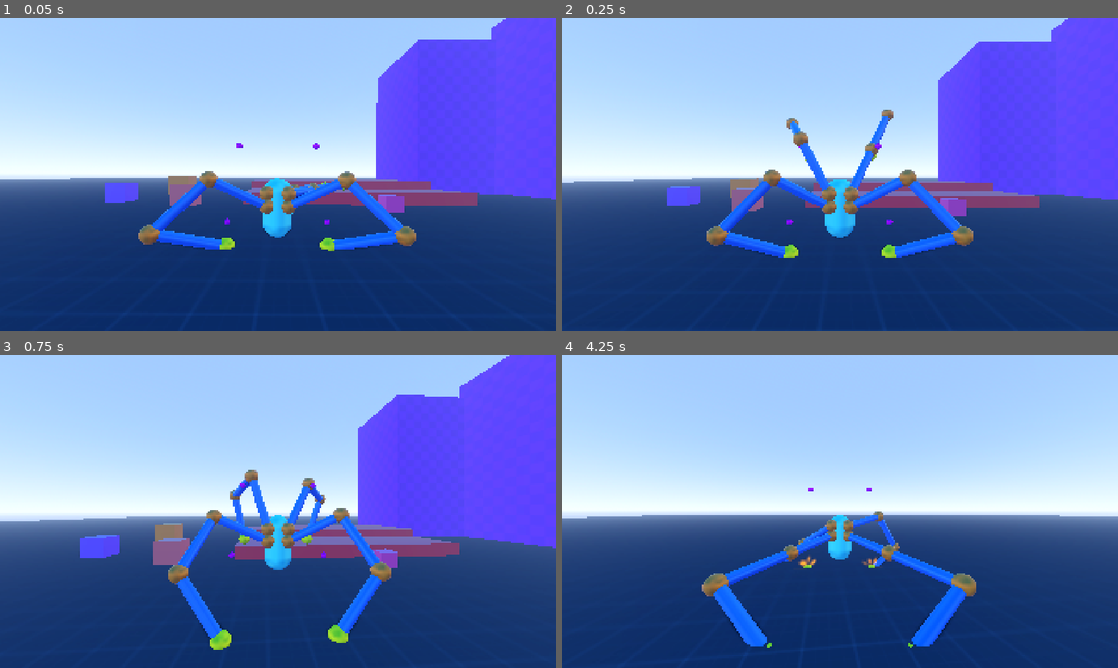
Above: before the commit, frames 1-4 (two rows, left to right).
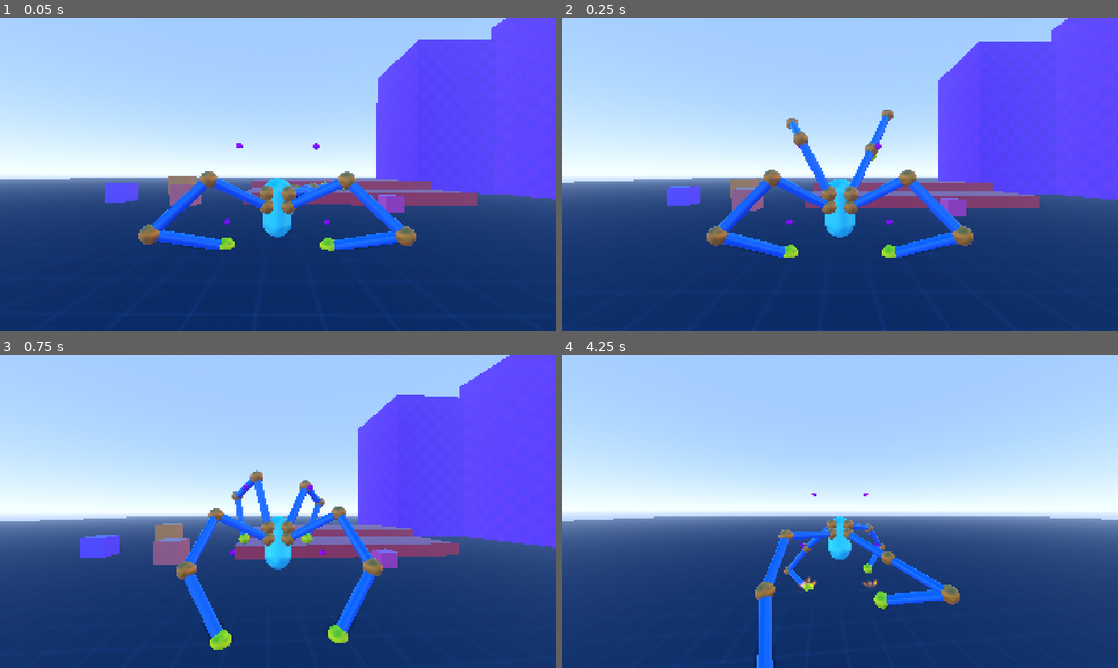
Above: after the commit, the same moments.

Repository: lliamsymonds04/doc-oc
Game: Godot game, scene res://main.tscn
Same seed, same stepped clock (60 frames per second), same inputs: the game is played once before the commit and once after it.
Inputs (mouse positions are in pixels of both pictures, inside the frame that each line leads up to):
- Up to frame 1 (0.05 s): no input
- Up to frame 2 (0.25 s): no input
- Up to frame 3 (0.75 s): move the mouse to (305, 511) at 0.52 s; hold W (forward) from 0.53 s (still down); hold Shift (sprint) from 0.53 s (still down)
- Up to frame 4 (4.25 s): keep holding W (forward); tap Space (jump) at 0.77, 1.52, 3.02, 3.77 s; move the mouse to (812, 511) at 1.27 s; release Shift (sprint) at 1.28 s; tap Shift (sprint) at 1.35, 2.85 s; move the mouse to (851, 505) at 2.02 s; hold Shift (sprint) 2.03-2.78 s; move the mouse to (834, 517) at 2.77 s; move the mouse to (878, 514) at 3.52 s; hold Shift (sprint) from 3.53 s (still down)

Frame 1 is identical in both runs. In frame 2, less than 0.1% of the frame differs, in the area x 26-74%, y 30-73%; in frame 3, 2.9%; in frame 4, 6.4%, in the area x 0-100%, y 42-100%.

Commit message:
feat: sprint tilt multiplier

Diff:
--- a/systems/player/config/grounded_config.gd
+++ b/systems/player/config/grounded_config.gd
@@ -7,7 +7,9 @@
 @export_group("Tilt")
 @export var walk_tilt_x_deg: float = 10.0
 @export var walk_tilt_z_deg: float = 5.0
-@export var tilt_speed: float = 1.0
+@export var tilt_speed: float = 2.0
+@export var sprint_tilt_x_deg: float = 20.0
+@export var sprint_tilt_multiplier: float = 2.0
 
 @export_group("Camera Alignment")
 @export var align_angle_deg: float = 1.0
--- a/systems/player/states/grounded_state.gd
+++ b/systems/player/states/grounded_state.gd
@@ -4,6 +4,7 @@
 var grounded_debounce_time: float
 var walk_tilt_x: float
 var walk_tilt_z: float
+var sprint_tilt_x: float
 var tilt_speed: float
 var align_angle: float
 var disalign_angle: float
@@ -21,6 +22,7 @@
 	grounded_debounce_time = c.grounded_debounce_time
 	walk_tilt_x = deg_to_rad(c.walk_tilt_x_deg)
 	walk_tilt_z = deg_to_rad(c.walk_tilt_z_deg)
+	sprint_tilt_x = -deg_to_rad(c.sprint_tilt_x_deg)
 	tilt_speed = c.tilt_speed
 	align_angle = deg_to_rad(c.align_angle_deg)
 	disalign_angle = deg_to_rad(c.disalign_angle_deg)
@@ -148,6 +150,7 @@
 
 func _update_tilt(dt: float) -> void:
 	var p := player
+	var c := p.grounded
 
 	var dir := input_dir
 	if dir.length_squared() > 0.0:
@@ -158,6 +161,10 @@
 
 	var target_tilt_x := dir.y * walk_tilt_x
 	var target_tilt_z := -dir.x * walk_tilt_z
+
+	if is_sprinting:
+		target_tilt_x = target_tilt_x * c.sprint_tilt_multiplier + sprint_tilt_x
+		target_tilt_z *= c.sprint_tilt_multiplier
 
 	var tilted_x = lerp(current_tilt_x, target_tilt_x, dt * tilt_speed)
 	var tilted_z = lerp(current_tilt_z, target_tilt_z, dt * tilt_speed)
